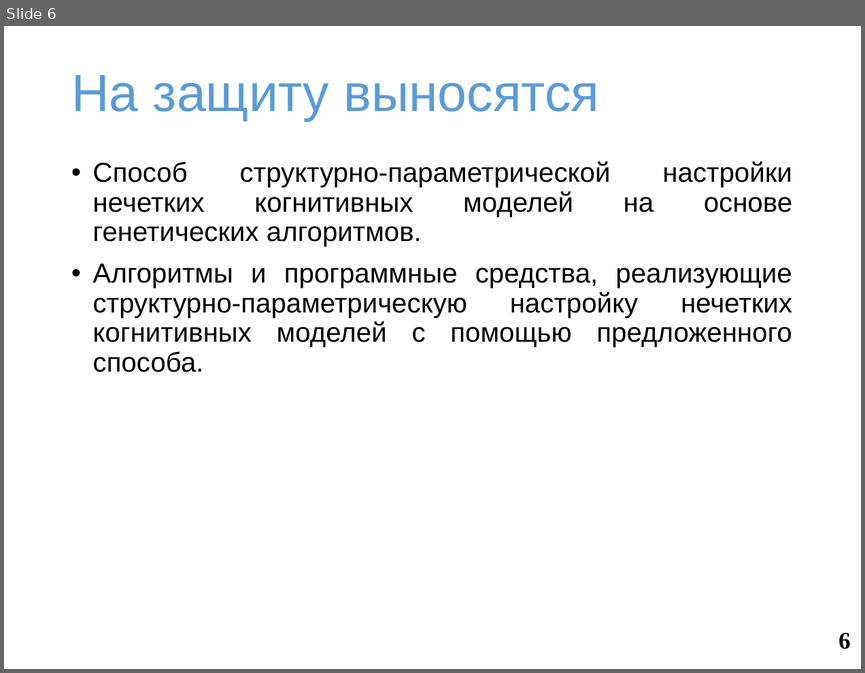
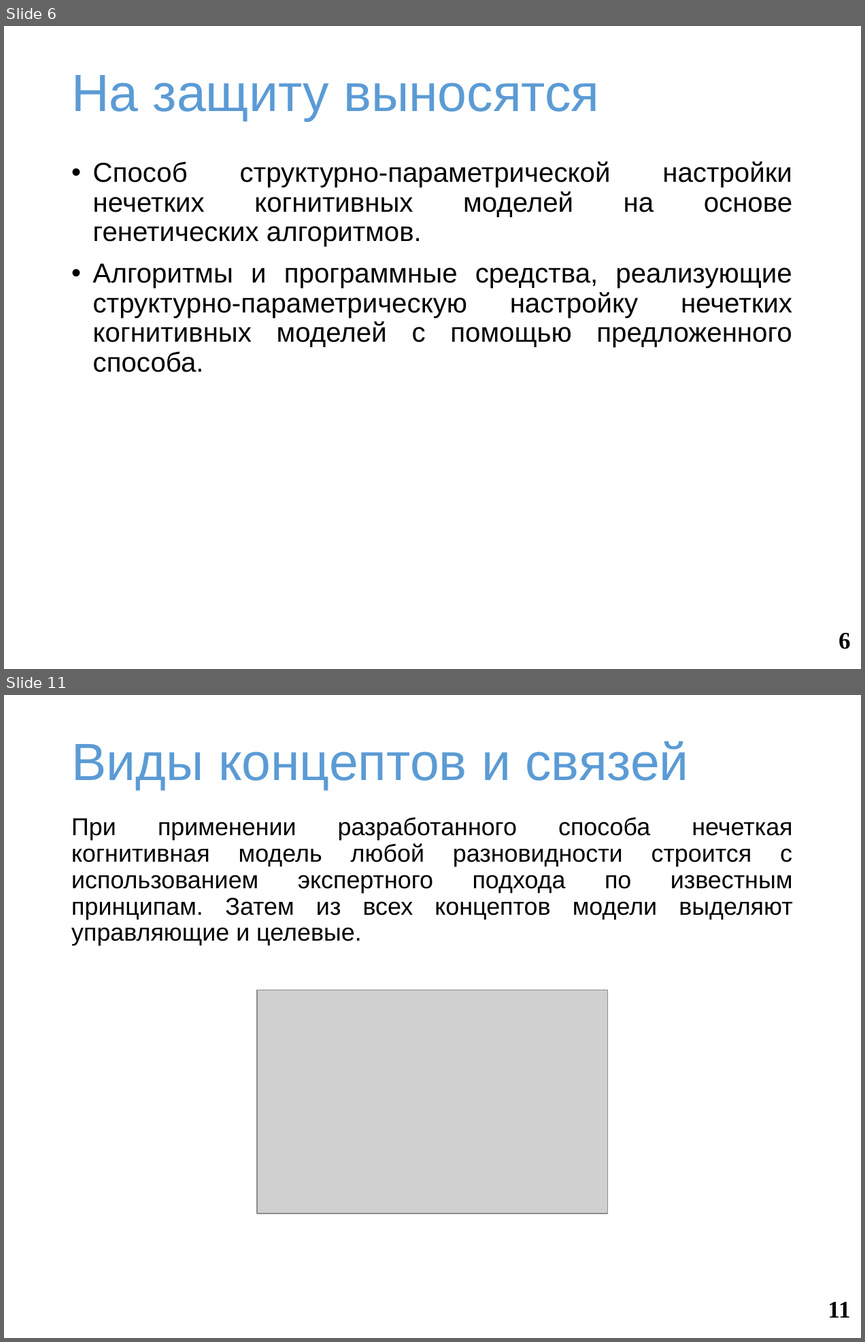
Before and after one commit to SquakR/fuzzy_cognitive_model, a slide deck: docs/presentation.pptx. Shown one above the other, each under a label of ours: slide 6 before the commit, slides 6 and 11 after it; the slides between them are not shown. The pictures are 865x673 and 865x1342 pixels, drawn with LibreOffice and Linux fonts; fonts in the diff are those of the drawing; grey boxes stand for pictures; background and template pictures are left out. Boxes give left, top, right and bottom in pixels: in the first picture for what was removed or moved away, otherwise in the second. Text is boxed around its words. In the diff, an @@ line names an element or a change of style, - is before the commit and + after.

```diff
--- a/docs/presentation.pptx
+++ b/docs/presentation.pptx
@@ slide 11 added at (4,695,861,1338), background #FFFFFF @@
@@ title added at (71,741,689,790), 44 pt, text #5B9BD5 @@
+Виды концептов и связей
@@ text added at (71,817,793,945), 20.5 pt, text #000000 @@
+При применении разработанного способа нечеткая когнитивная модель любой разновидности строится с использованием экспертного подхода по известным принципам. Затем из всех концептов модели выделяют управляющие и целевые.
@@ picture added at (257,989,607,1212) @@
@@ page number added at (827,1302,850,1317), 20 pt, text #000000, bold @@
+11
```
Also in this commit, not shown: 3 slides changed, 24 other slides added, 2 other files.
